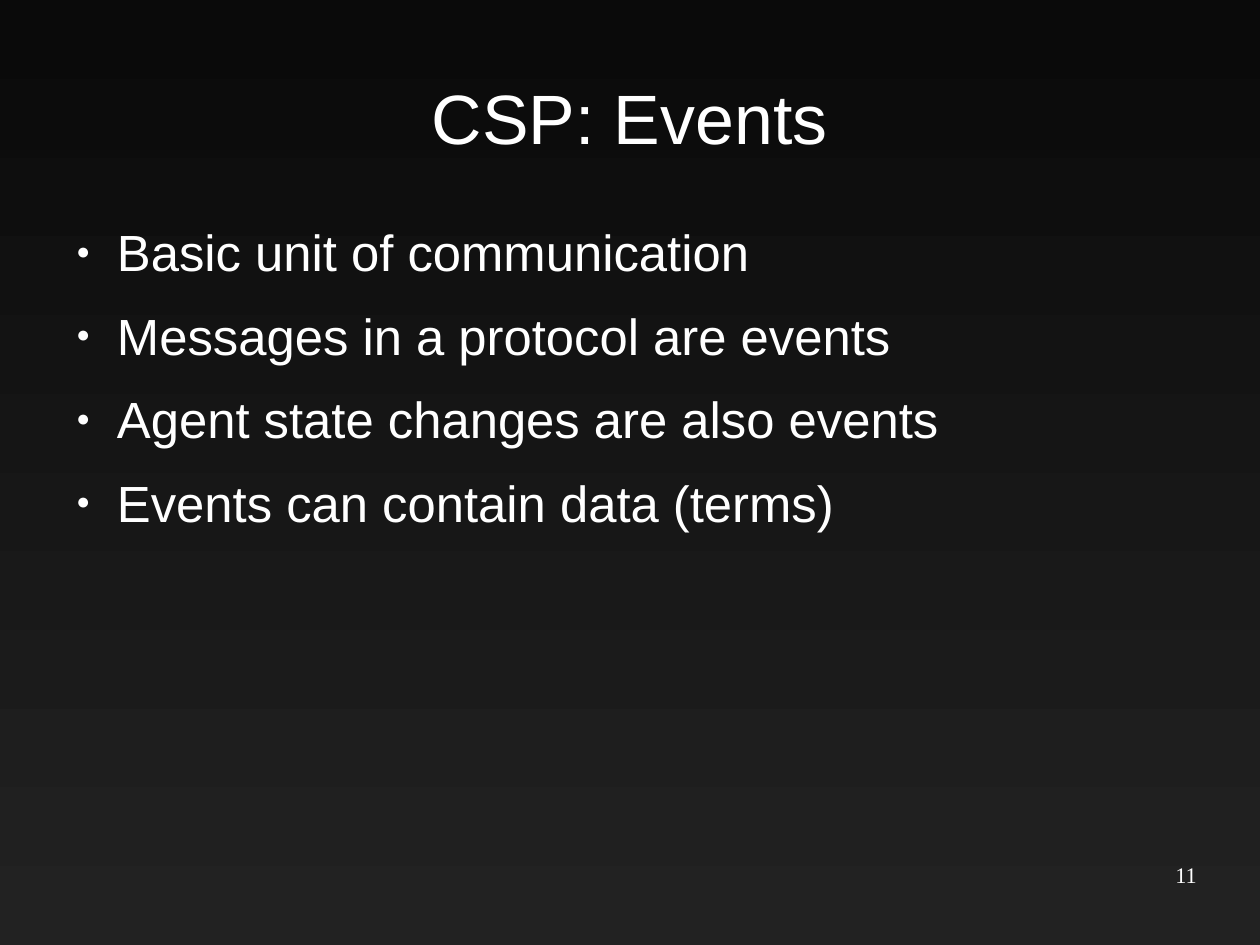
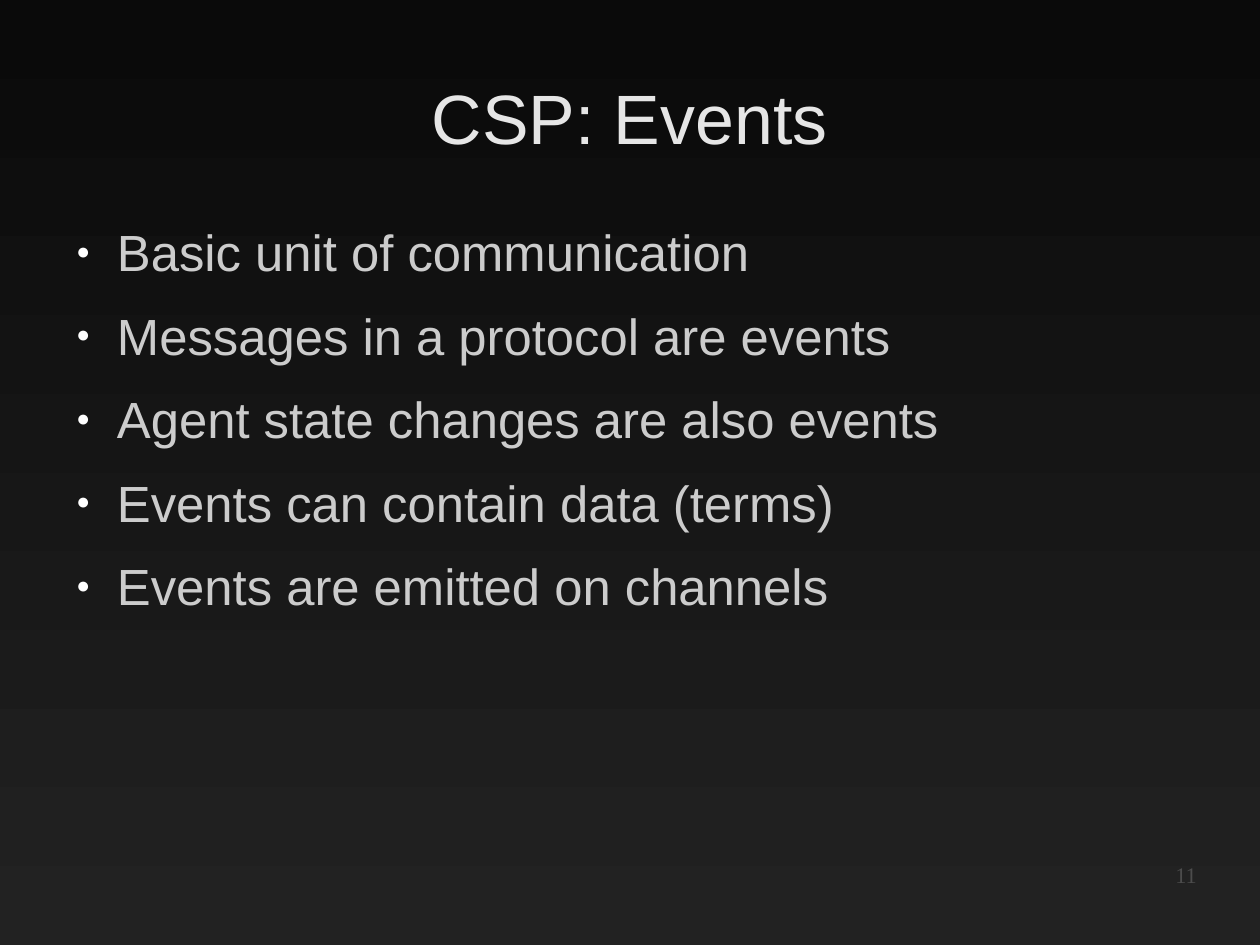
Before and after one commit to EtiennePerot/cs525p, a slide deck: slide 11 of Presentation.odp. Drawn at 1260x945 pixels with LibreOffice and Linux fonts; fonts in the diff are those of the drawing. Boxes give left, top, right and bottom in pixels: in the first picture for what was removed or moved away, otherwise in the second. Text is boxed around its words. In the diff, an @@ line names an element or a change of style, - is before the commit and + after.

```diff
--- a/Presentation.odp
+++ b/Presentation.odp
@@ title "CSP: Events" at <box>432,95,827,145</box>: text colour #FFFFFF to #E6E6E6 @@
@@ text at <box>117,234,939,532</box>: text colour #FFFFFF to #CCCCCC in "Basic unit of communication", "Messages in a protocol are events", "Agent state changes are also events", "Events can contain data (terms)" @@
@@ text at <box>117,568,828,606</box>: paragraph added @@
+● Events are emitted on channels
@@ page number at <box>1175,869,1196,883</box>: text colour #FFFFFF to #4C4C4C @@
```
Also in this commit, not shown: 19 other slides changed, 10 slides added.
